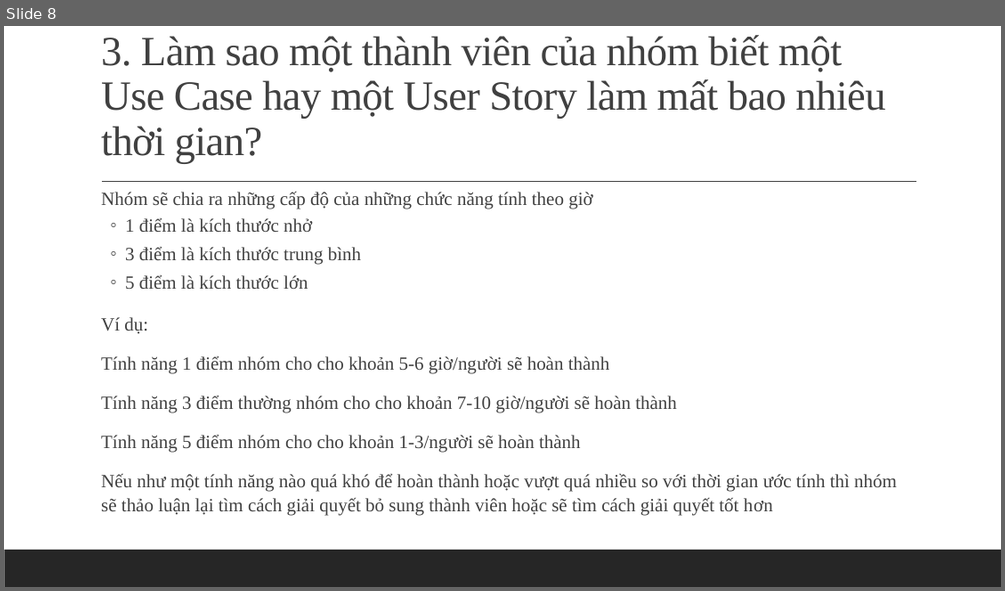
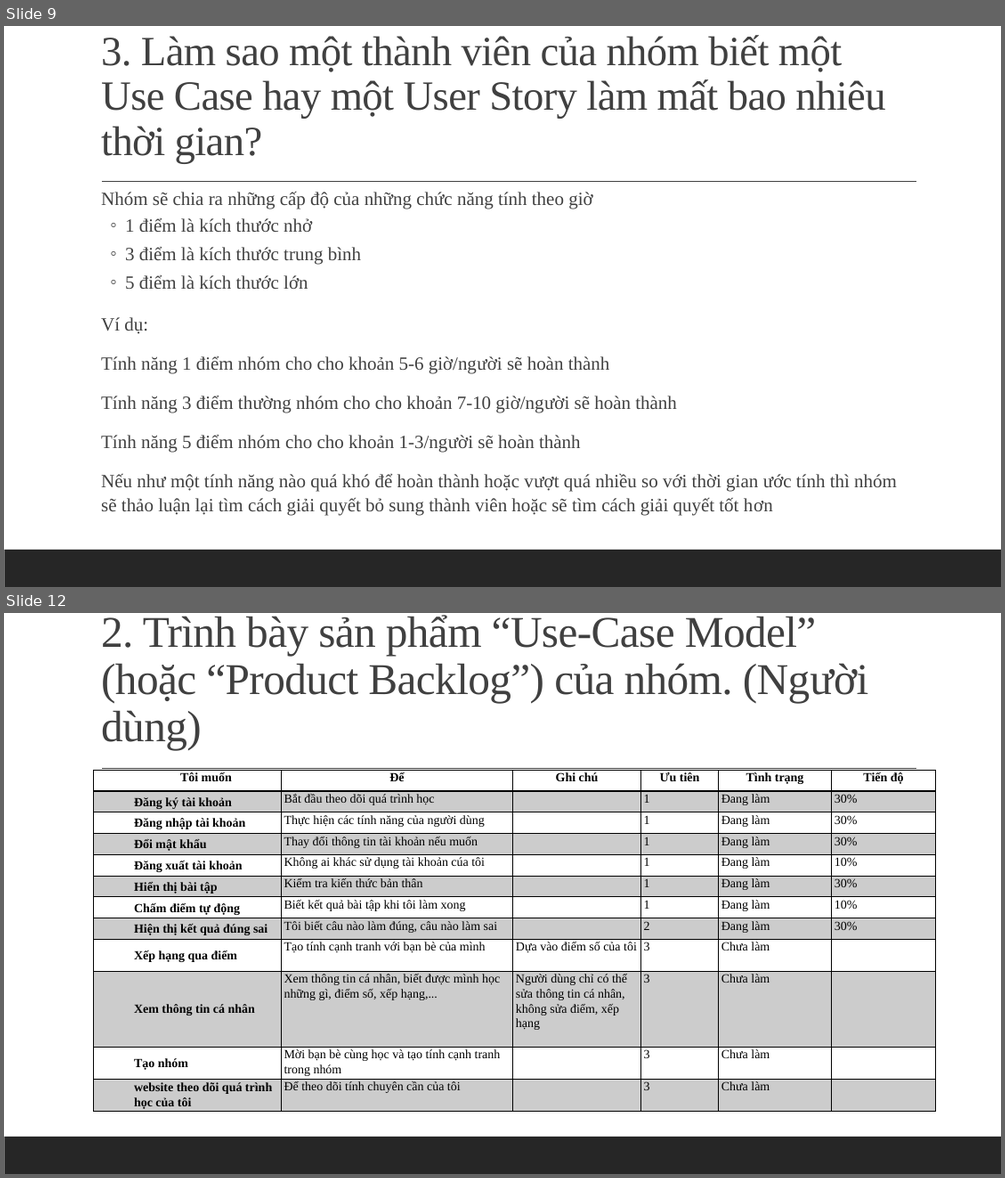
Before and after one commit to huynhquangminh/18HCB_QuanLyQuyTrinhPhanMem, a slide deck: Documents/Tuan3/Nhom_3_Tuan_3.pptx. Shown one above the other, each under a label of ours: slide 8 before the commit, slides 9 and 12 after it; the slides between them are not shown. The pictures are 1005x591 and 1005x1178 pixels, drawn with LibreOffice and Linux fonts; fonts in the diff are those of the drawing. Boxes give left, top, right and bottom in pixels: in the first picture for what was removed or moved away, otherwise in the second. Text is boxed around its words. In the diff, an @@ line names an element or a change of style, - is before the commit and + after.

```diff
--- a/Documents/Tuan3/Nhom_3_Tuan_3.pptx
+++ b/Documents/Tuan3/Nhom_3_Tuan_3.pptx
@@ slide 12 added at (4, 613, 1001, 1174), background #FFFFFF; not listed: 2 template elements that a slide beside it also shows @@
@@ title added at (101, 615, 868, 751), 42.3 pt, text #404040 @@
+2. Trình bày sản phẩm “Use-Case Model” (hoặc “Product Backlog”) của nhóm. (Người dùng)
@@ table added at (94, 770, 936, 1112), 12 rows, 6 columns @@
+Tôi muốn | Để | Ghi chú | Ưu tiên | Tình trạng | Tiến độ
+Đăng ký tài khoản | Bắt đầu theo dõi quá trình học |  | 1 | Đang làm | 30%
+Đăng nhập tài khoản | Thực hiện các tính năng của người dùng |  | 1 | Đang làm | 30%
+Đổi mật khẩu | Thay đổi thông tin tài khoản nếu muốn |  | 1 | Đang làm | 30%
+Đăng xuất tài khoản | Không ai khác sử dụng tài khoản cúa tôi |  | 1 | Đang làm | 10%
+Hiển thị bài tập | Kiểm tra kiến thức bản thân |  | 1 | Đang làm | 30%
+Chấm điểm tự động | Biết kết quả bài tập khi tôi làm xong |  | 1 | Đang làm | 10%
+Hiện thị kết quả đúng sai | Tôi biết câu nào làm đúng, câu nào làm sai |  | 2 | Đang làm | 30%
+Xếp hạng qua điểm | Tạo tính cạnh tranh với bạn bè của mình | Dựa vào điểm số của tôi | 3 | Chưa làm | 
+Xem thông tin cá nhân | Xem thông tin cá nhân, biết được mình học những gì, điểm số, xếp hạng,... | Người dùng chỉ có thể sửa thông tin cá nhân, không sửa điểm, xếp hạng | 3 | Chưa làm | 
+Tạo nhóm | Mời bạn bè cùng học và tạo tính cạnh tranh trong nhóm |  | 3 | Chưa làm | 
+website theo dõi quá trình học của tôi | Để theo dõi tính chuyên cần của tôi |  | 3 | Chưa làm | 
@@ what was slide 8 is now slide 9 @@
```
Also in this commit, not shown: 3 slides changed, 10 other slides added, 1 other file.
